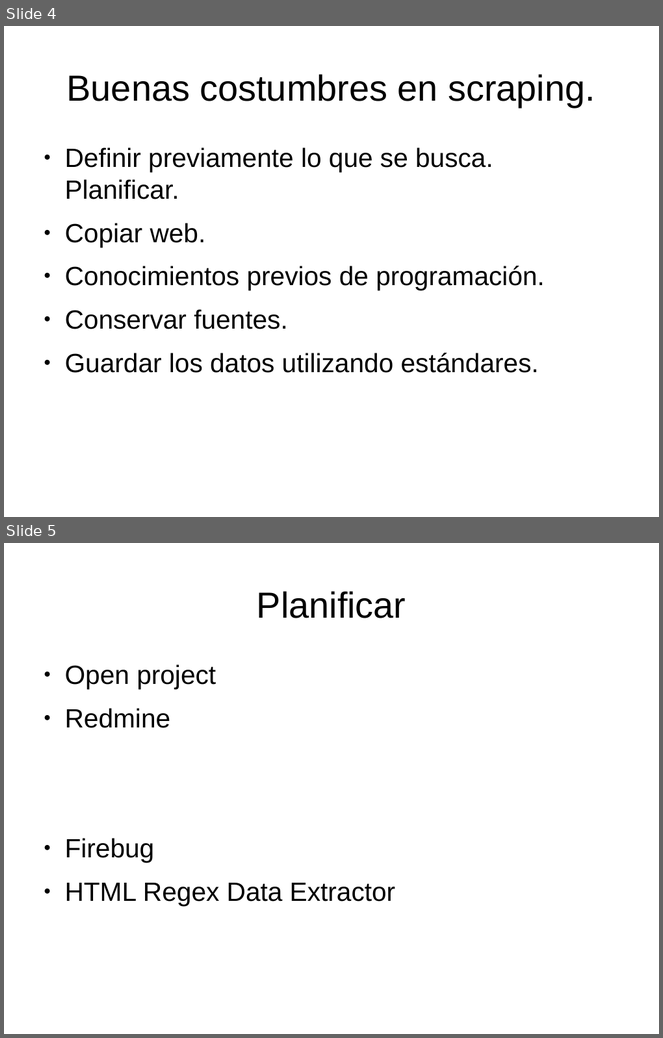
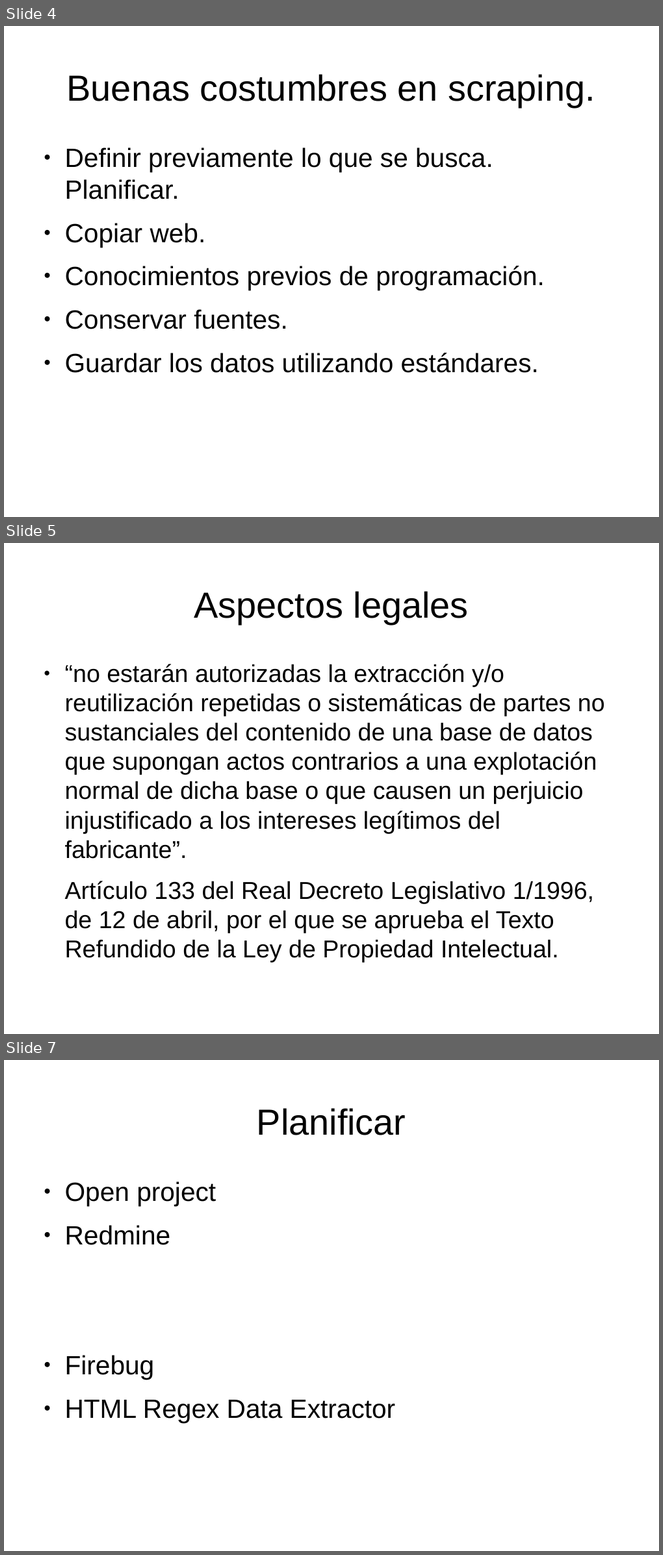
Before and after one commit to renatolrr/OpenDayOslRecycler2014, a slide deck: 2º_OpenDataDay_Granada_2014.odp. Shown one above the other, each under a label of ours: slides 4 and 5 before the commit, slides 4, 5 and 7 after it; the slides between them are not shown. The pictures are 663x1038 and 663x1555 pixels, drawn with LibreOffice and Linux fonts; fonts in the diff are those of the drawing. Boxes give left, top, right and bottom in pixels: in the first picture for what was removed or moved away, otherwise in the second. Text is boxed around its words. In the diff, an @@ line names an element or a change of style, - is before the commit and + after.

Commit message:
Aspectos legales

```diff
--- a/2º_OpenDataDay_Granada_2014.odp
+++ b/2º_OpenDataDay_Granada_2014.odp
@@ slide 5 added at [4,543,659,1034], background #FFFFFF @@
@@ title added at [194,591,469,624], 44 pt, text #000000 @@
+Aspectos legales
@@ text added at [65,664,605,933], 29.6 pt, text #000000 @@
+● “no estarán autorizadas la extracción y/o reutilización repetidas o sistemáticas de partes no sustanciales del contenido de una base de datos que supongan actos contrarios a una explotación normal de dicha base o que causen un perjuicio injustificado a los intereses legítimos del fabricante”.
+Artículo 133 del Real Decreto Legislativo 1/1996, de 12 de abril, por el que se aprueba el Texto Refundido de la Ley de Propiedad Intelectual.
@@ what was slide 5 is now slide 7 @@
```
Also in this commit, not shown: 1 other slide added.
